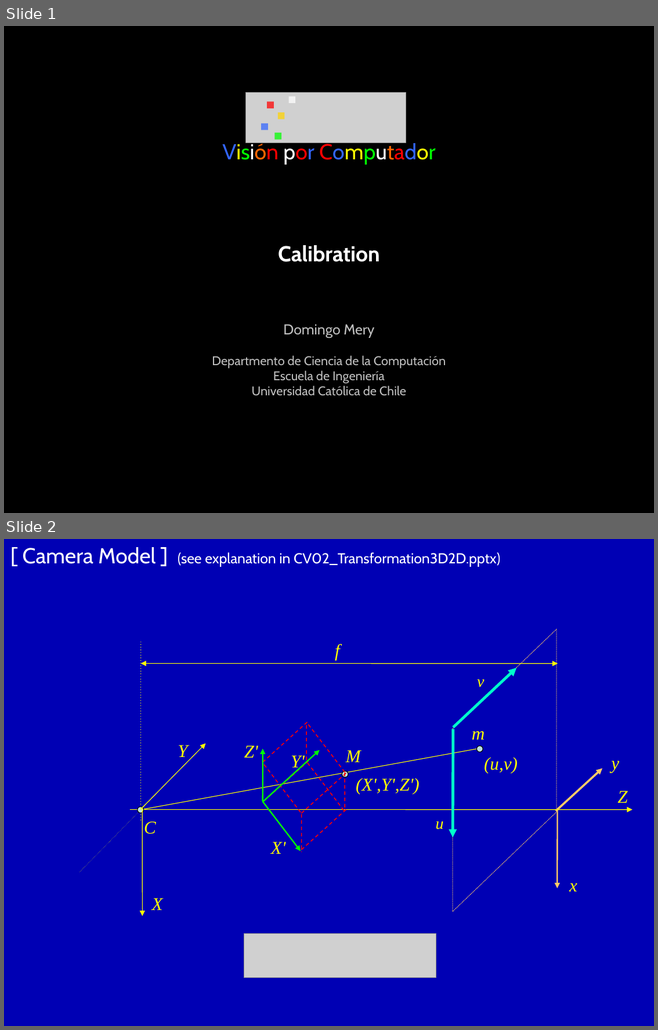
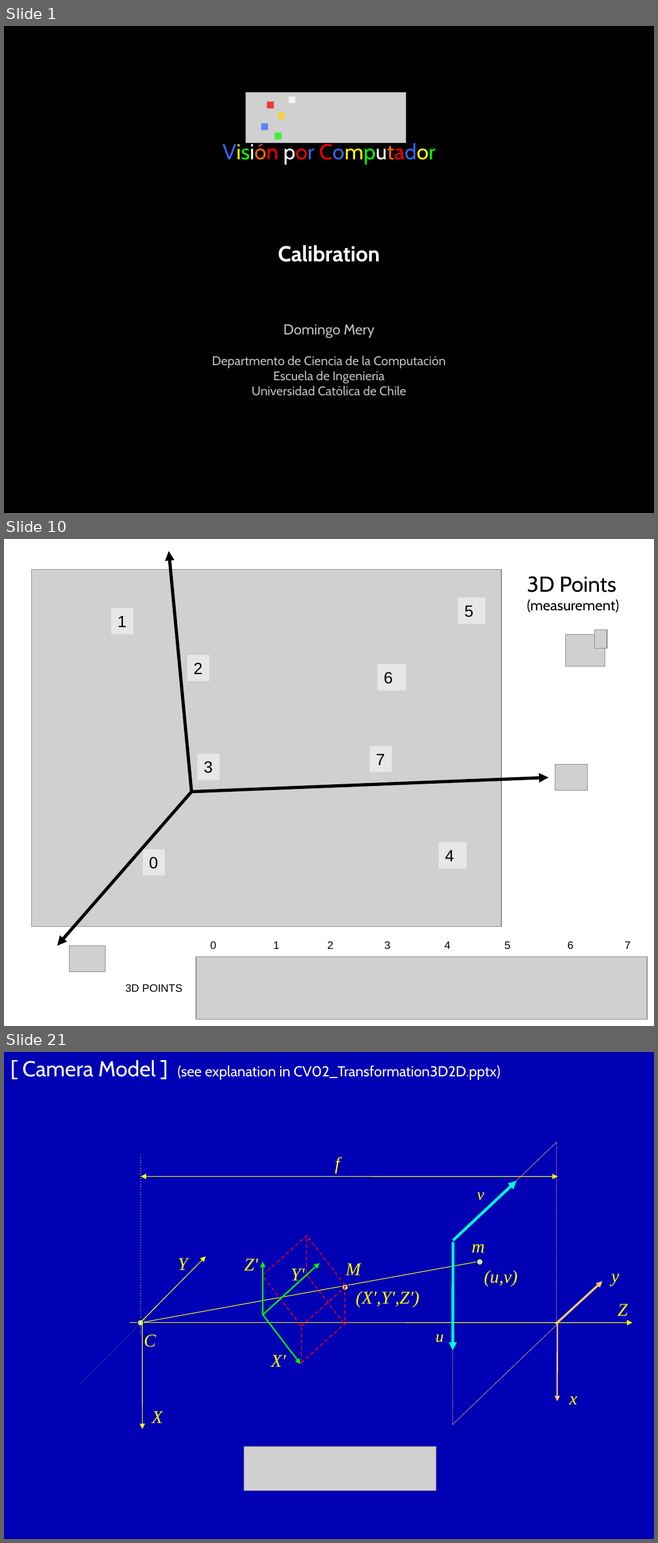
Before and after one commit to domingomery/vision, a slide deck: clases/Cap02_Geometria/presentaciones/CV02_Calibration.pptx. Shown one above the other, each under a label of ours: slides 1 and 2 before the commit, slides 1, 10 and 21 after it; the slides between them are not shown. The pictures are 658x1030 and 658x1543 pixels, drawn with LibreOffice and Linux fonts; fonts in the diff are those of the drawing; grey boxes stand for pictures. Boxes give left, top, right and bottom in pixels: in the first picture for what was removed or moved away, otherwise in the second. Text is boxed around its words. In the diff, an @@ line names an element or a change of style, - is before the commit and + after.

```diff
--- a/clases/Cap02_Geometria/presentaciones/CV02_Calibration.pptx
+++ b/clases/Cap02_Geometria/presentaciones/CV02_Calibration.pptx
@@ slide 10 added at box(4, 539, 654, 1026), background #FFFFFF @@
@@ arrow added from (192, 792) to (169, 551), #000000 3.5 pt @@
@@ picture added at box(32, 570, 502, 927) @@
@@ text added at box(527, 576, 619, 613), 16 pt, text #000000 @@
+3D Points
+(measurement)
@@ rectangle added at box(111, 608, 133, 634), fill #FFFFFF at 50% opacity, 18 pt, text #000000 @@
+1
@@ rectangle added at box(458, 598, 485, 624), fill #FFFFFF at 50% opacity, 18 pt, text #000000 @@
+5
@@ picture added at box(565, 635, 605, 667) @@
@@ picture added at box(594, 630, 606, 649) @@
@@ rectangle added at box(187, 655, 209, 681), fill #FFFFFF at 50% opacity, 18 pt, text #000000 @@
+2
@@ rectangle added at box(377, 664, 405, 690), fill #FFFFFF at 50% opacity, 18 pt, text #000000 @@
+6
@@ rectangle added at box(369, 746, 391, 772), fill #FFFFFF at 50% opacity, 18 pt, text #000000 @@
+7
@@ rectangle added at box(198, 754, 220, 780), fill #FFFFFF at 50% opacity, 18 pt, text #000000 @@
+3
@@ picture added at box(555, 765, 587, 790) @@
@@ arrow added from (192, 792) to (549, 777), #000000 3.5 pt @@
@@ arrow added from (192, 792) to (57, 946), #000000 3.5 pt @@
@@ rectangle added at box(143, 849, 165, 875), fill #FFFFFF at 50% opacity, 18 pt, text #000000 @@
+0
@@ rectangle added at box(438, 842, 466, 869), fill #FFFFFF at 50% opacity, 18 pt, text #000000 @@
+4
@@ picture added at box(69, 946, 106, 972) @@
@@ text added at box(210, 942, 630, 950), 12 pt, text #000000 @@
+0 1 2 3 4 5 6 7
@@ picture added at box(197, 957, 647, 1020) @@
@@ text added at box(125, 984, 182, 993), 12 pt, text #000000 @@
+3D POINTS
@@ what was slide 2 is now slide 21 @@
```
Also in this commit, not shown: 2 slides changed, 18 other slides added, 16 other files.
